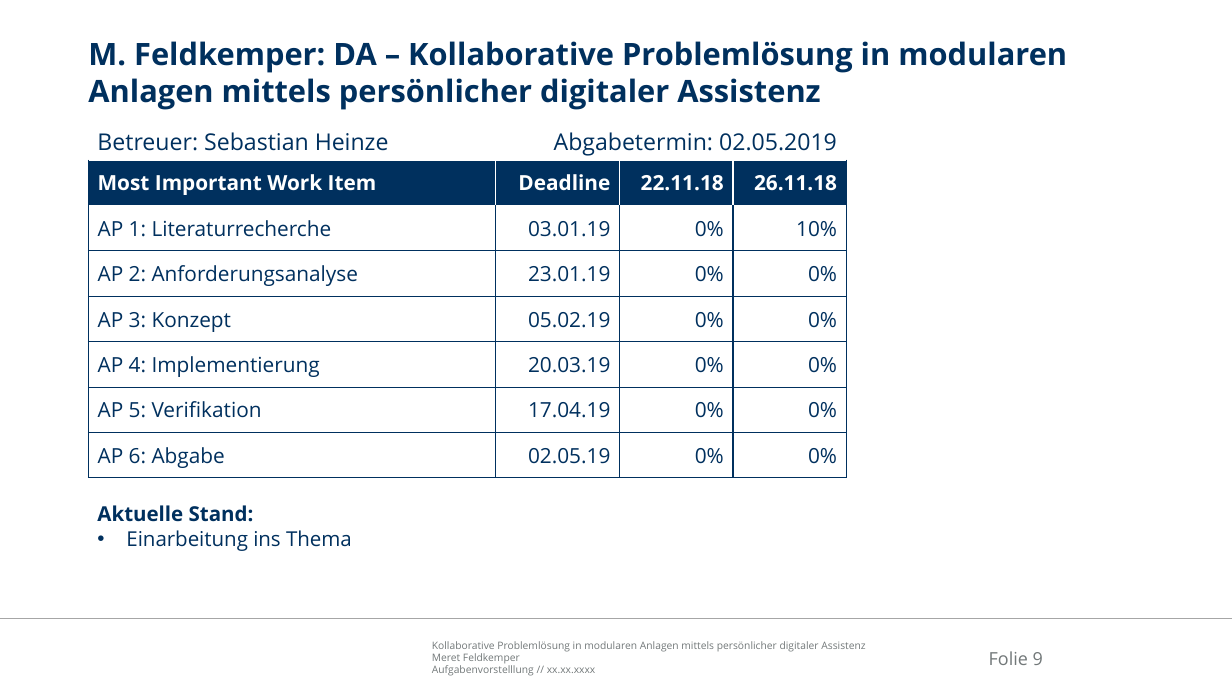
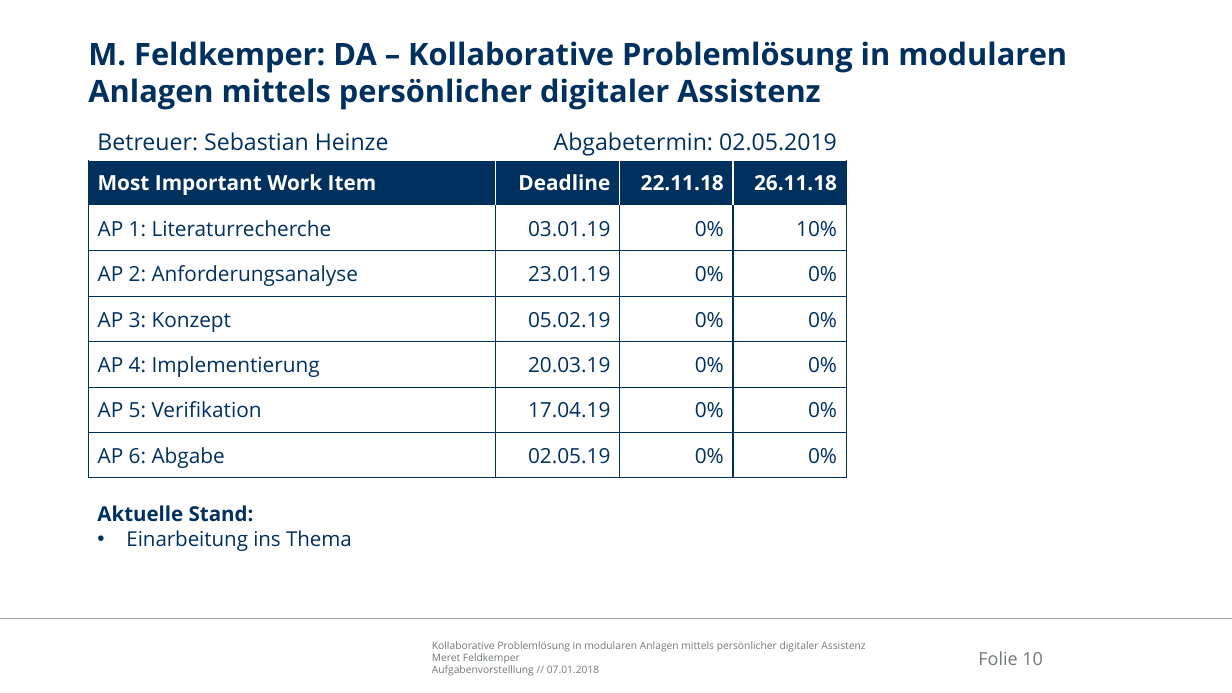
Before and after one commit to Ral3007/Diplomarbeit, a slide deck: slide 10 of Dokumente/Präsentationen/2019-01-07_DA_Feldkemper_Aufgabenvorstellung.pptx (slide 9 before the commit). Drawn at 1232x693 pixels with LibreOffice and Linux fonts; fonts in the diff are those of the drawing; background and template pictures are left out. Boxes give left, top, right and bottom in pixels: in the first picture for what was removed or moved away, otherwise in the second. Text is boxed around its words. In the diff, an @@ line names an element or a change of style, - is before the commit and + after.

```diff
--- a/Dokumente/Präsentationen/2019-01-07_DA_Feldkemper_Aufgabenvorstellung.pptx
+++ b/Dokumente/Präsentationen/2019-01-07_DA_Feldkemper_Aufgabenvorstellung.pptx
@@ page number at (978, 651, 1043, 665): text changed @@
-Folie 9
+Folie 10
@@ text at (432, 665, 600, 676): text changed @@
-Aufgabenvorstelllung // xx.xx.xxxx
+Aufgabenvorstelllung // 07.01.2018
```
Also in this commit, not shown: 6 other slides changed, 2 slides added, 1 slide removed, 15 other files.
